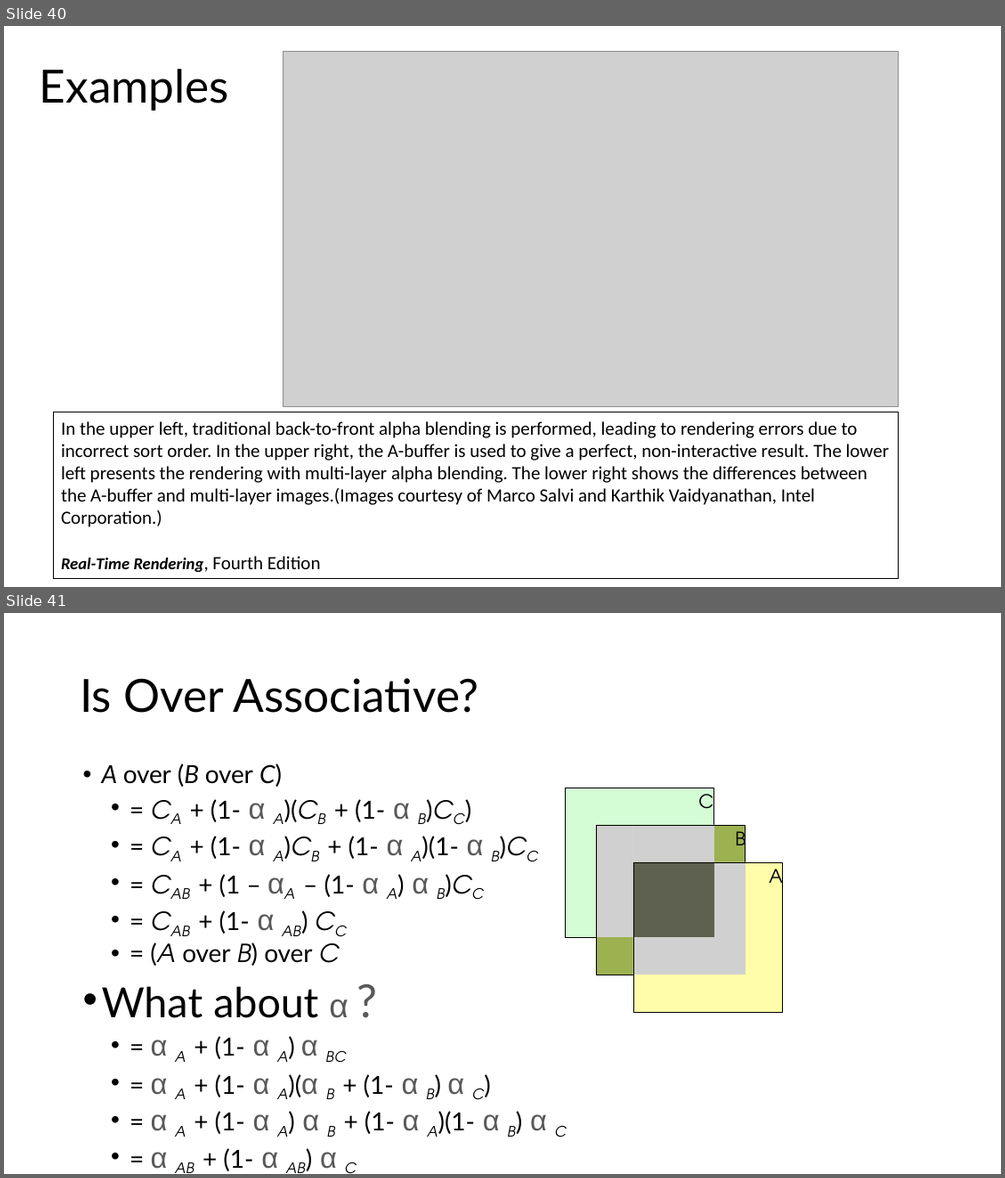
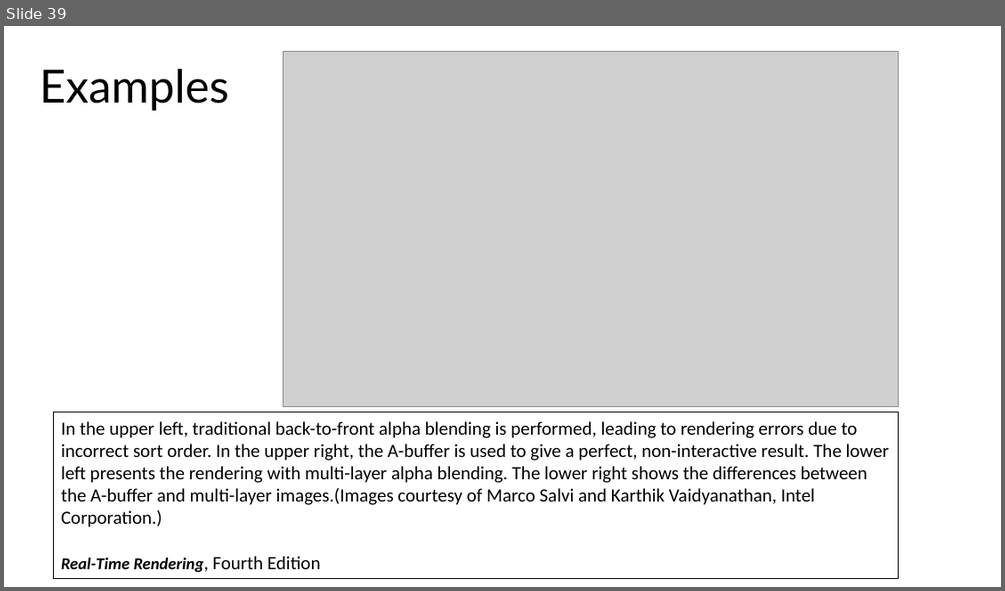
Before and after one commit to illinois-cs418/cs418CourseMaterial, a slide deck: Lectures/CS418-Lecture21-Compositing.pptx. Shown one above the other, each under a label of ours: slides 40 and 41 before the commit, slide 39 after it. The pictures are 1005x1178 and 1005x591 pixels, drawn with LibreOffice and Linux fonts; fonts in the diff are those of the drawing; grey boxes stand for pictures. Boxes give left, top, right and bottom in pixels: in the first picture for what was removed or moved away, otherwise in the second. Text is boxed around its words. In the diff, an @@ line names an element or a change of style, - is before the commit and + after.

```diff
--- a/Lectures/CS418-Lecture21-Compositing.pptx
+++ b/Lectures/CS418-Lecture21-Compositing.pptx
@@ slide 41 removed at [4, 613, 1001, 1174], background #FFFFFF @@
@@ title removed at [80, 678, 478, 713] @@
-Is Over Associative?
@@ text removed at [102, 763, 566, 1173] @@
-• A over (B over C)
-  • = CA + (1- α A)(CB + (1- α B)CC)
-  • = CA + (1- α A)CB + (1- α A)(1- α B)CC
-  • = CAB + (1 – αA – (1- α A) α B)CC
-  • = CAB + (1- α AB) CC
-  • = (A over B) over C
-• What about α ?
-  • = α A + (1- α A) α BC
-  • = α A + (1- α A)(α B + (1- α B) α C)
-  • = α A + (1- α A) α B + (1- α A)(1- α B) α C
-  • = α AB + (1- α AB) α C
@@ freeform shape removed at [565, 787, 714, 937] @@
@@ freeform shape removed at [565, 787, 714, 937] @@
@@ text removed at [698, 794, 783, 892] @@
-C
-B
-A
@@ freeform shape removed at [596, 825, 745, 974] @@
@@ freeform shape removed at [596, 825, 633, 937] @@
@@ picture removed at [596, 825, 633, 937] @@
@@ freeform shape removed at [596, 825, 745, 974] @@
@@ freeform shape removed at [633, 825, 714, 862] @@
@@ picture removed at [633, 825, 714, 862] @@
@@ freeform shape removed at [633, 862, 783, 1012] @@
@@ freeform shape removed at [633, 862, 714, 937] @@
@@ freeform shape removed at [633, 862, 783, 1012] @@
@@ freeform shape removed at [714, 862, 745, 974] @@
@@ picture removed at [714, 862, 745, 974] @@
@@ freeform shape removed at [633, 937, 714, 974] @@
@@ picture removed at [633, 937, 714, 974] @@
@@ what was slide 40 is now slide 39 @@
```
Also in this commit, not shown: 4 slides changed, 1 other slide removed.
